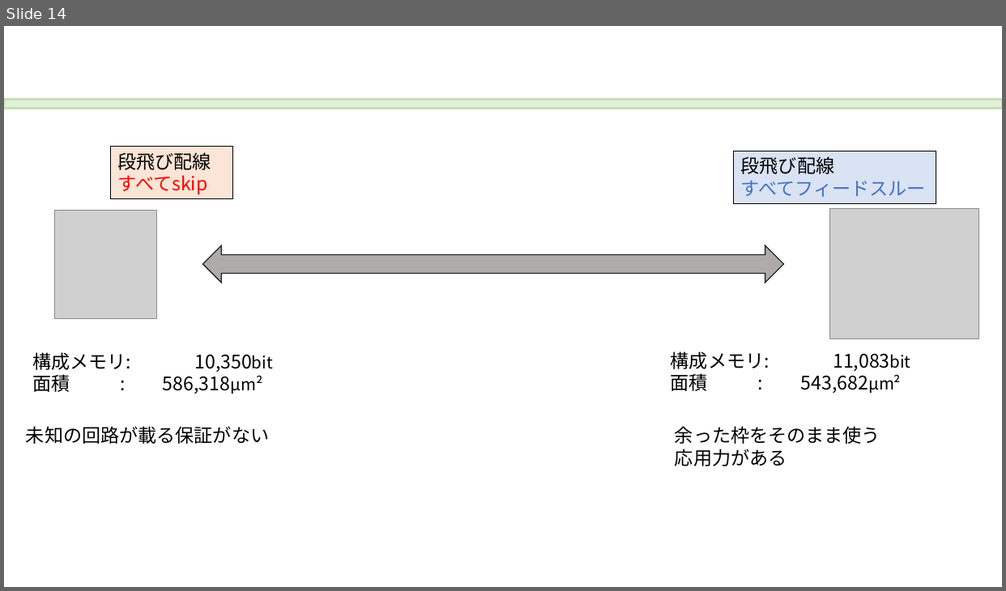
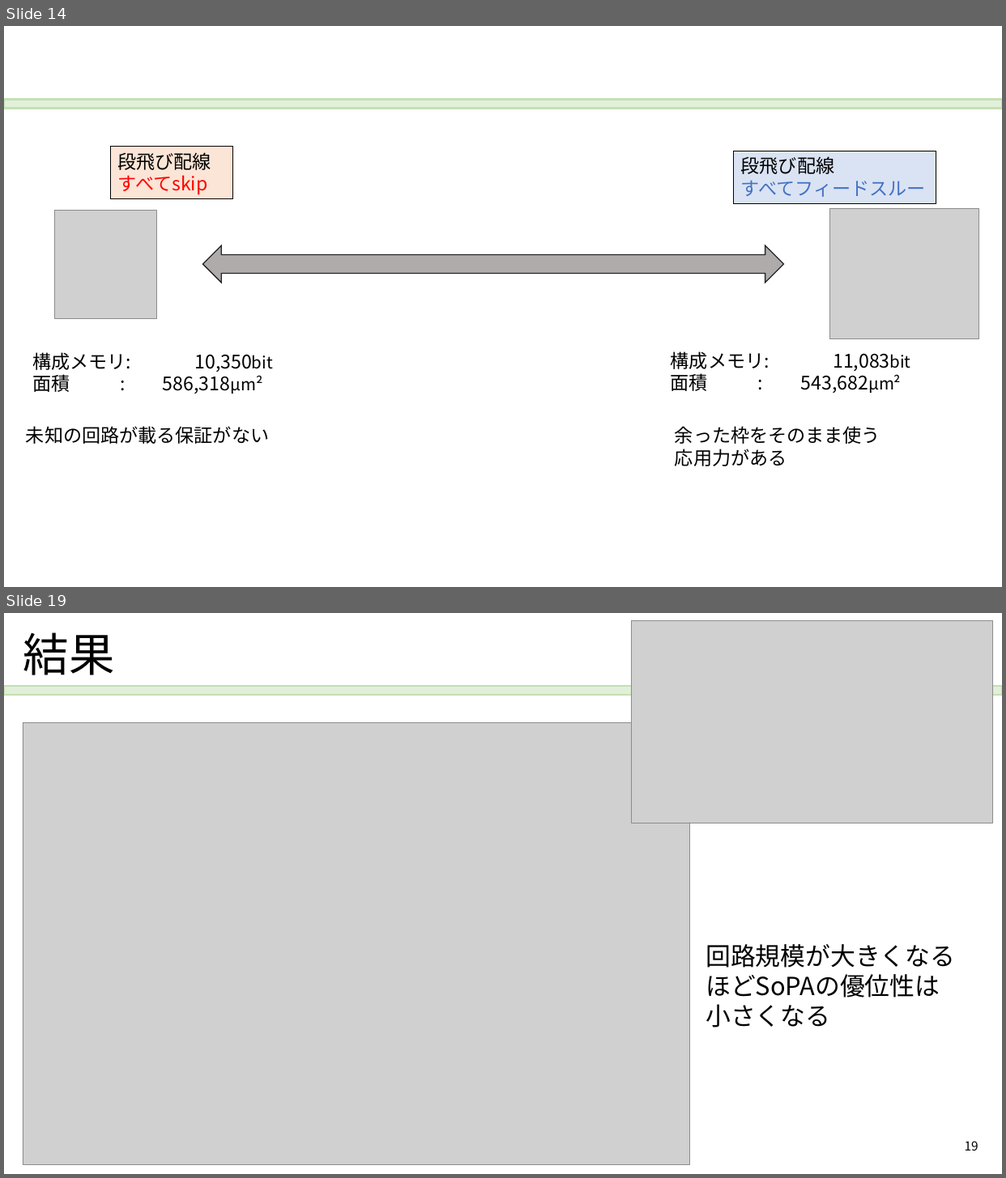
Before and after one commit to kumamoto-u-iida-lab/sopa_flow, a slide deck: docs/SoPA.pptx. Shown one above the other, each under a label of ours: slide 14 before the commit, slides 14 and 19 after it; the slides between them are not shown. The pictures are 1006x591 and 1006x1178 pixels, drawn with LibreOffice and Linux fonts; fonts in the diff are those of the drawing; grey boxes stand for pictures. Boxes give left, top, right and bottom in pixels: in the first picture for what was removed or moved away, otherwise in the second. Text is boxed around its words. In the diff, an @@ line names an element or a change of style, - is before the commit and + after.

```diff
--- a/docs/SoPA.pptx
+++ b/docs/SoPA.pptx
@@ slide 19 added at box(4, 613, 1002, 1174), background #FFFFFF @@
@@ title added at box(23, 632, 115, 675), 44 pt, text #000000 @@
+結果
@@ picture added at box(632, 620, 993, 824) @@
@@ rectangle added at box(4, 686, 1002, 695), fill #E1EFD8, outline #C4E0B2 1.69 pt @@
@@ picture added at box(23, 723, 690, 1165) @@
@@ text added at box(705, 944, 955, 1028), 24 pt, text #000000 @@
+回路規模が大きくなるほどSoPAの優位性は
+小さくなる
@@ page number added at box(965, 1141, 978, 1151), 12 pt, text #000000 @@
+19
```
Also in this commit, not shown: 5 other slides added.
